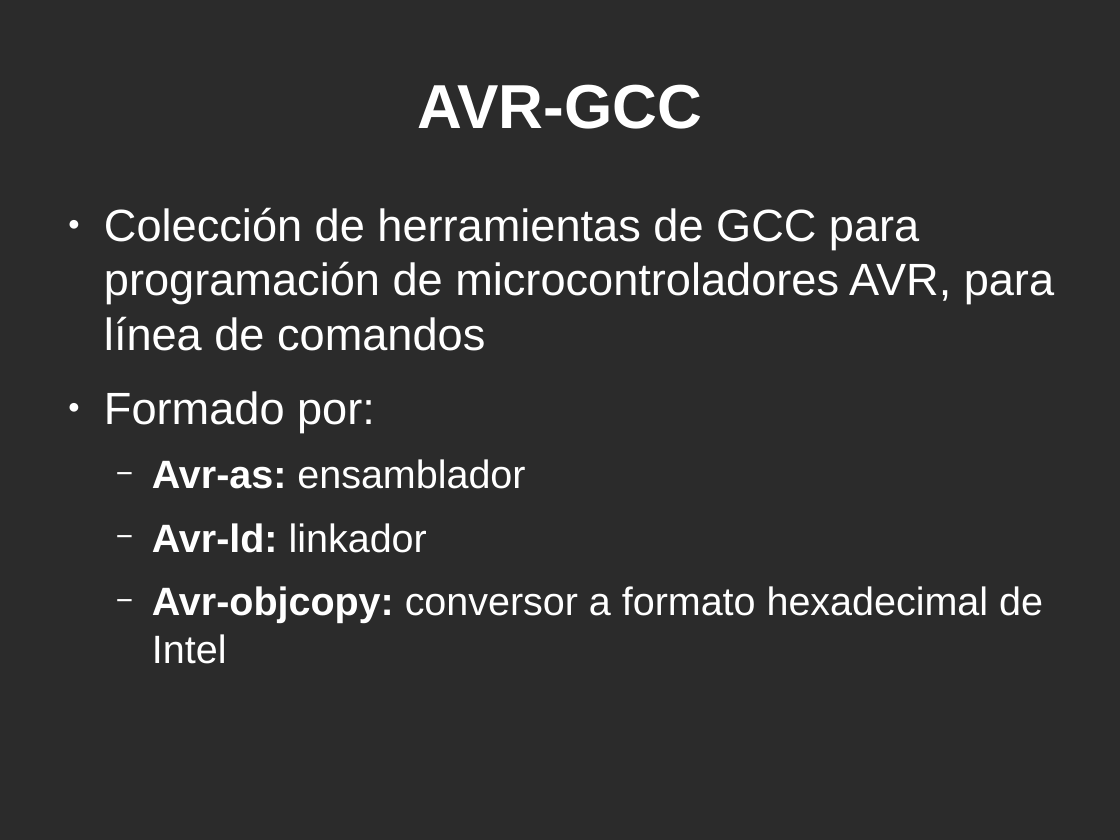
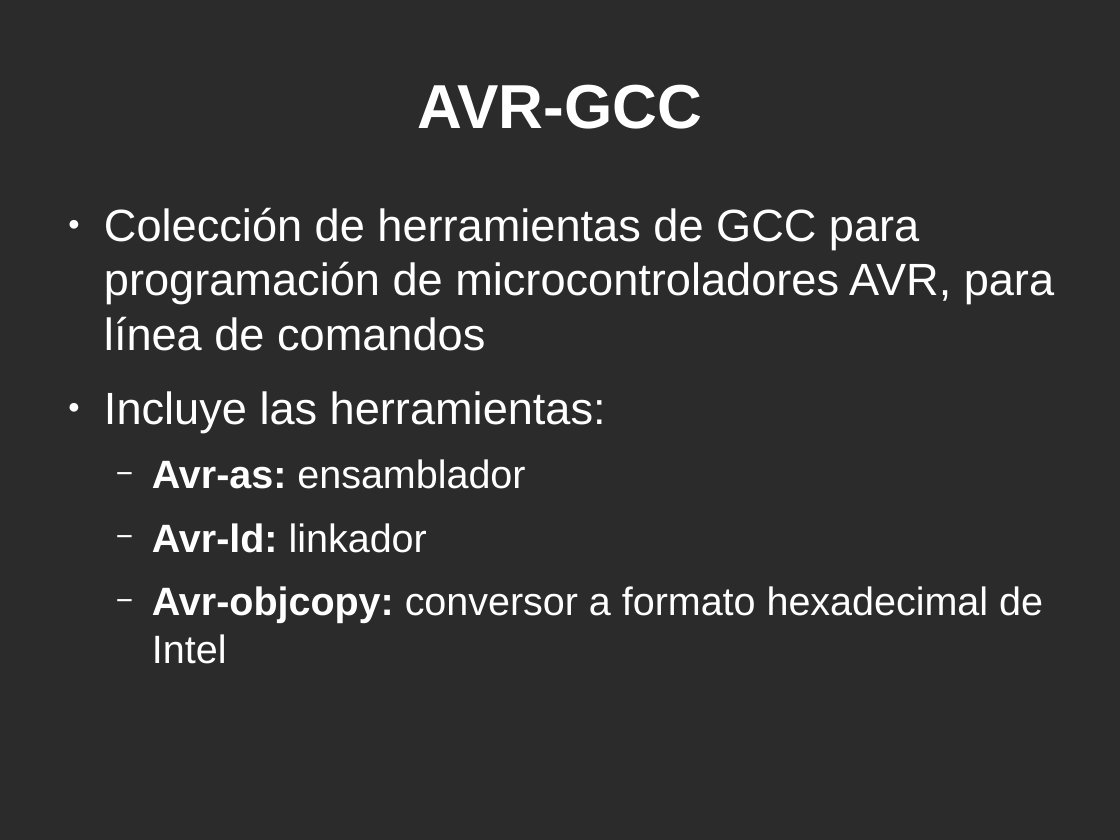
Before and after one commit to AlmuHS/Presentaciones-y-trabajos, a slide deck: slide 5 of ArduinoAssembly/ArduinoAssembly.odp. Drawn at 1120x840 pixels with LibreOffice and Linux fonts; fonts in the diff are those of the drawing; background and template pictures are left out; a plain dark background stands for a picture behind light text. Boxes give left, top, right and bottom in pixels: in the first picture for what was removed or moved away, otherwise in the second. Text is boxed around its words. In the diff, an @@ line names an element or a change of style, - is before the commit and + after.

```diff
--- a/ArduinoAssembly/ArduinoAssembly.odp
+++ b/ArduinoAssembly/ArduinoAssembly.odp
@@ text at bbox=[104, 391, 606, 432]: text changed @@
-● Formado por:
+● Incluye las herramientas:
```
Also in this commit, not shown: 3 other slides changed.
